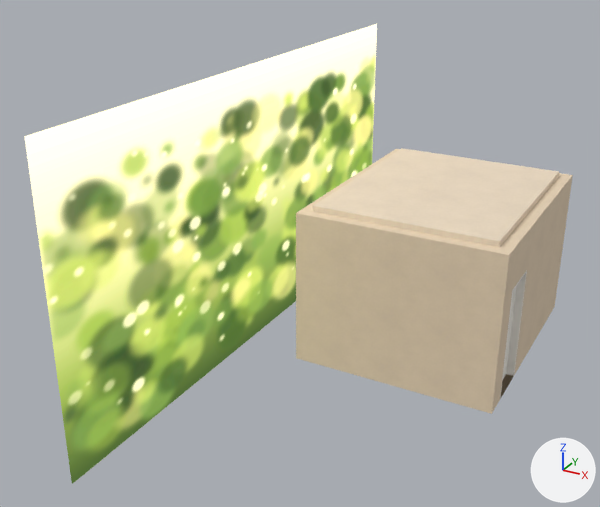
An edit to the glTF model public/models/room-small.glb, drawn before and after from the same camera.
Both versions are drawn from a camera (50 mm lens) standing at (4.69, -14.0, 8.05) and looking at (-2.49, -0.95, 1.52). Arrows for +X, +Y and +Z are at lower right; the lights stay in place. The first picture is the older version. Where no turn or scale is listed for an object, it has been applied to the vertices.

The older version as bpy lines, for what is in view:
```python
ob_door_door = bpy.data.objects.new('Door_door', me_door_door)
ob_door_door.location = (1.76, -1.3, 0.0)
ob_outside_garden = bpy.data.objects.new('Outside_Garden', me_outside_garden)
ob_outside_garden.location = (-4.07, 0.0, 1.9)
ob_wall_back = bpy.data.objects.new('Wall_Back', me_wall_back)
ob_wall_back.location = (0.0, 0.0, 0.0)
ob_wall_front = bpy.data.objects.new('Wall_Front', me_wall_front)
ob_wall_front.location = (0.0, 0.0, 0.0)
ob_wall_left = bpy.data.objects.new('Wall_Left', me_wall_left)
ob_wall_left.location = (0.0, 0.0, 0.0)
ob_wall_right = bpy.data.objects.new('Wall_Right', me_wall_right)
ob_wall_right.location = (0.0, 0.0, 0.0)
# also in view: 'Ceiling' at (0.0, 0.0, 2.95)
```
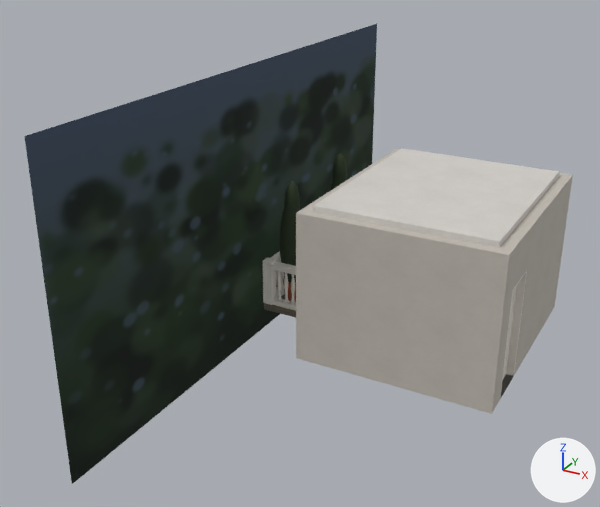
What differs and where, as boxes (x1, y1, x2, y2) in the pictures (600 x 507 px):
'Outside_Garden', recoloured (green to black)
    both: (24, 24, 377, 484)
'Wall_Front', surface changed
    both: (296, 209, 513, 414)
'Wall_Right', surface changed
    both: (496, 177, 570, 406)
'Balcony_Parts_cypress', added
    after: (280, 153, 347, 283)
'Balcony_Parts_stoneWhite', added
    after: (263, 251, 296, 311)
'Wall_Left', surface changed
    both: (303, 151, 395, 211)
'Wall_Back', surface changed
    both: (393, 149, 573, 310)
'Balcony_Parts_stone', added (mostly hidden)
    after: (264, 294, 296, 317)
'Balcony_Parts_terracotta', added (mostly hidden)
    after: (283, 278, 296, 302)

Edits to the bpy script that builds the scene:
```text
Change mat_wall:
    where n0 = _N.new('ShaderNodeBsdfPrincipled'); n0.name = 'Principled BSDF'
    n0.inputs[2].default_value: 0.93 -> 0.9  # 'Roughness'
    where n2 = _N.new('ShaderNodeMix'); n2.name = 'Mix'
    n2.inputs[7].default_value: (0.93, 0.815, 0.672, 1.0) -> (0.672, 0.624, 0.546, 1.0)  # 'B', pale yellow #f7e9d6 -> 'B', light grey #d6cfc3
    where n3 = _N.new('ShaderNodeTexImage'); n3.name = 'Image Texture'
    n3.image: img_plaster -> img_plastergray
    where n4 = _N.new('ShaderNodeNormalMap'); n4.name = 'Normal Map'
    n4.inputs[0].default_value: 0.12 -> 0.35  # 'Strength'
    where n5 = _N.new('ShaderNodeTexImage'); n5.name = 'Image Texture.001'
    n5.image: img_plastern -> img_paintn
Change mat_garden:
    where n0 = _N.new('ShaderNodeBsdfPrincipled'); n0.name = 'Principled BSDF'
    n0.inputs[28].default_value: 1.6 -> 0.5  # 'Emission Strength'
    add n3 = _N.new('ShaderNodeMix'); n3.name = 'Mix'
    add n3.data_type = 'RGBA'
    add n3.blend_type = 'MULTIPLY'
    add n3.inputs[0].default_value = 1.0  # 'Factor'
    add n3.inputs[7].default_value = (0.0437, 0.0723, 0.168, 1.0)  # 'B', dark blue #3b4c72
    where n2 = _N.new('ShaderNodeTexImage'); n2.name = 'Image Texture'
    remove _L.new(n2.outputs[0], n0.inputs[27])  # 'Color' to 'Emission Color'
    add _L.new(n3.outputs[2], n0.inputs[27])  # 'Result' to 'Emission Color'
    add _L.new(n2.outputs[0], n3.inputs[6])  # 'Color' to 'A'
Add mat_stone:
    mat_stone = bpy.data.materials.new('stone')
    # colours: light grey #ddd7cc
    # uses the picture img_tiles
Add ob_balcony_parts_cypress:
    ob_balcony_parts_cypress = bpy.data.objects.new('Balcony_Parts_cypress', me_balcony_parts_cypress)  # a UV sphere (24 segments, 18 rings, poles along z) spanning x -3.39..-2.87, y 1.82..2.34, z 0.37..2.27; a UV sphere (20 segments, 14 rings, poles along z) spanning x -3.29..-2.97, y 1.92..2.24, z 1.65..2.65; a UV sphere (24 segments, 18 rings, poles along z) spanning x -3.39..-2.87, y -0.38..0.14, z 0.37..2.27; a UV sphere (20 segments, 14 rings, poles along z) spanning x -3.29..-2.97, y -0.28..0.04, z 1.65..2.65; in mat_cypress (dark green #2f3d27)
    ob_balcony_parts_cypress.location = (0.0, 0.0, 0.0)
Add ob_balcony_parts_terracotta:
    ob_balcony_parts_terracotta = bpy.data.objects.new('Balcony_Parts_terracotta', me_balcony_parts_terracotta)  # 456 vertices, 896 faces; spans x -3.34..-2.01, y -0.4..2.36, z 0.0..0.44; in mat_terracotta (orange #b3643d)
    ob_balcony_parts_terracotta.location = (0.0, 0.0, 0.0)
Add ob_balcony_parts_stonewhite:
    ob_balcony_parts_stonewhite = bpy.data.objects.new('Balcony_Parts_stoneWhite', me_balcony_parts_stonewhite)  # 5790 vertices, 11376 faces; spans x -3.58..-1.87, y -0.57..2.53, z 0.0..0.98; in mat_stonewhite (white #e9e5dc)
    ob_balcony_parts_stonewhite.location = (0.0, 0.0, 0.0)
Add ob_balcony_parts_stone:
    ob_balcony_parts_stone = bpy.data.objects.new('Balcony_Parts_stone', me_balcony_parts_stone)  # a box spanning x -3.57..-1.87, y -0.57..2.53, z -0.15..-0.01
    ob_balcony_parts_stone.location = (0.0, 0.0, 0.0)
```
